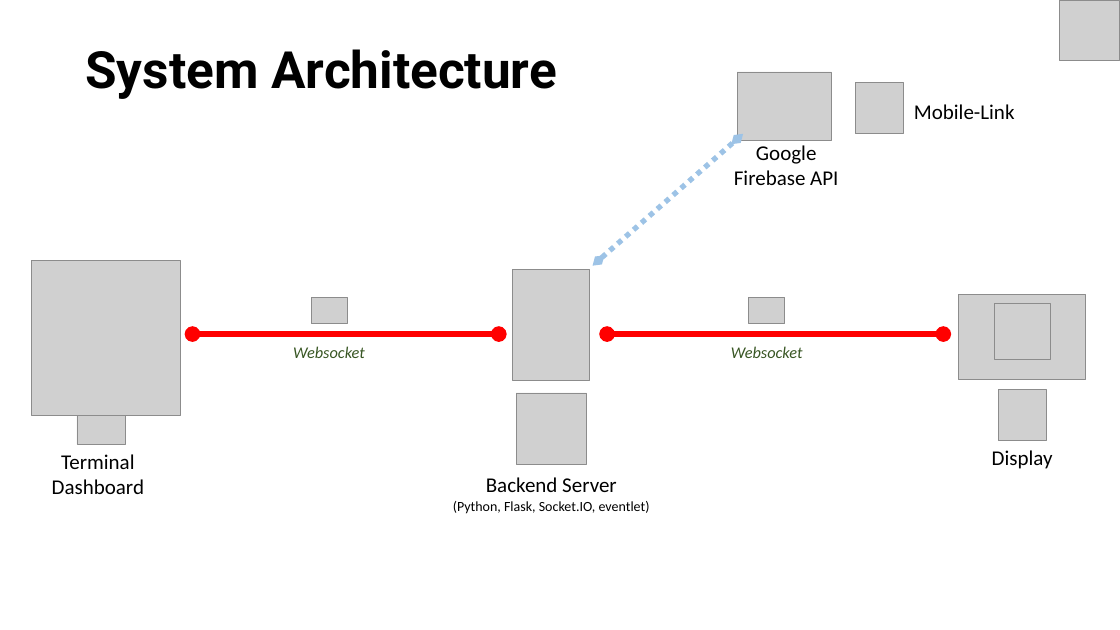
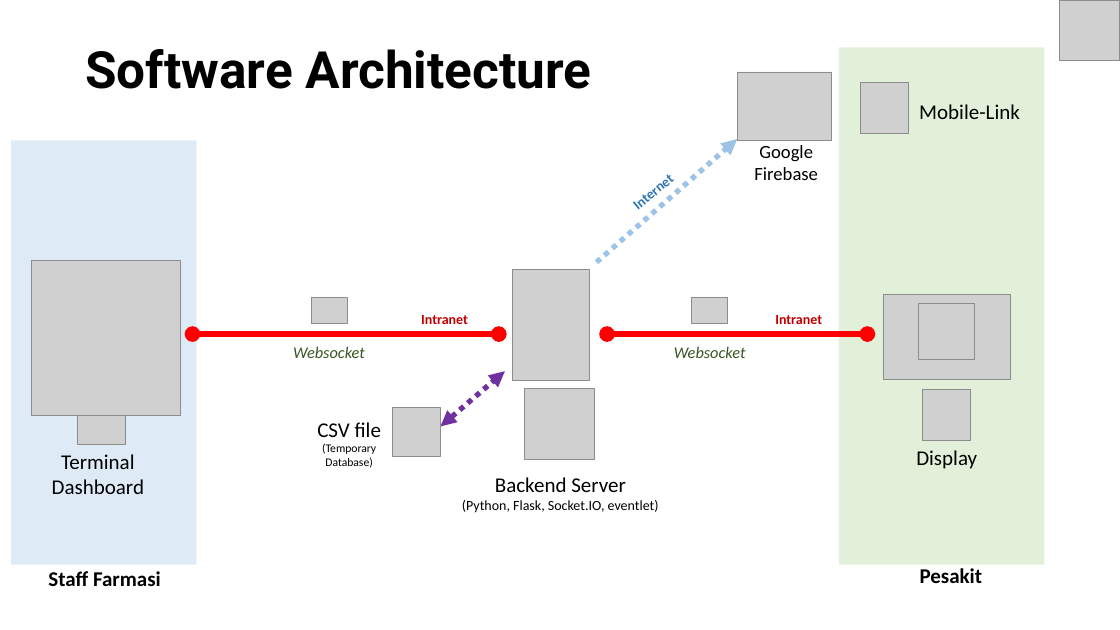
Before and after one commit to pfredz-hsgt/qms-opd, a slide deck: slide 5 of docs/qms-slide/QMS_Slide.pptx (slide 2 before the commit). Drawn at 1120x630 pixels with LibreOffice and Linux fonts; fonts in the diff are those of the drawing; grey boxes stand for pictures. Boxes give left, top, right and bottom in pixels: in the first picture for what was removed or moved away, otherwise in the second. Text is boxed around its words. In the diff, an @@ line names an element or a change of style, - is before the commit and + after.

```diff
--- a/docs/qms-slide/QMS_Slide.pptx
+++ b/docs/qms-slide/QMS_Slide.pptx
@@ title at [85,49,592,89]: text changed @@
-System Architecture
+Software Architecture
@@ rectangle added at [839,47,1045,565], fill #E2F0D9 @@
@@ picture: place and size @@
-picture at [855,82,903,134]
+picture at [860,82,908,134]
@@ text "Mobile-Link": place and size @@
-text "Mobile-Link" at [914,104,1015,119]
+text "Mobile-Link" at [919,104,1020,119]
@@ rectangle added at [11,140,197,565], fill #DEEBF7 @@
@@ double arrow (598, 260) - (738, 139): double arrow to arrow @@
@@ text at [754,145,818,180]: text changed; size 18 to 16 pt @@
-Google Firebase API
+Google Firebase
@@ text added at [620,157,691,221], 12 pt, text #2E75B6, bold @@
+Internet
@@ picture added at [692,297,728,324] @@
@@ picture removed at [749,297,785,324] @@
@@ picture: place and size @@
-picture at [959,294,1086,380]
+picture at [884,294,1011,380]
@@ text added at [421,315,468,324], 12 pt, text #C00000, bold @@
+Intranet
@@ text added at [775,315,822,324], 12 pt, text #C00000, bold @@
+Intranet
@@ picture added at [919,303,975,360] @@
@@ picture removed at [994,303,1050,360] @@
@@ double arrow moved from (607, 334) - (944, 334) to (607, 334) - (868, 334) @@
@@ text "Websocket": place and size @@
-text "Websocket" at [731,346,803,358]
+text "Websocket" at [674,346,746,358]
@@ double arrow added from (505, 371) to (440, 427), #7030A0 4.5 pt dashed @@
@@ picture: place and size @@
-picture at [516,393,586,465]
+picture at [524,389,595,460]
@@ picture added at [392,408,440,457] @@
@@ picture added at [923,390,970,441] @@
@@ picture removed at [998,390,1046,441] @@
@@ text added at [317,422,381,468], 10 pt, text #000000 @@
+CSV file
+(Temporary Database)
@@ text "Display": place and size @@
-text "Display" at [992,450,1053,469]
+text "Display" at [916,450,977,469]
@@ text "Backend Server": place and size @@
-text "Backend Server" at [453,477,650,514]
+text "Backend Server" at [462,477,659,513]
@@ text added at [920,568,983,583], 18 pt, text #000000, bold @@
+Pesakit
@@ text added at [48,571,161,586], 18 pt, text #000000, bold @@
+Staff Farmasi
```
Also in this commit, not shown: 7 other slides changed, 5 slides added, 1 slide removed, 4 other files.
